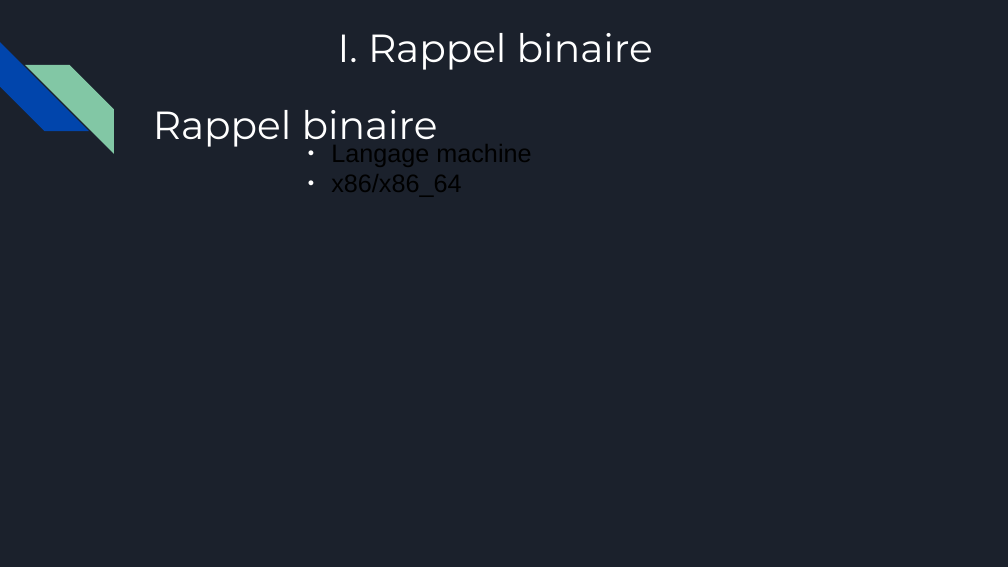
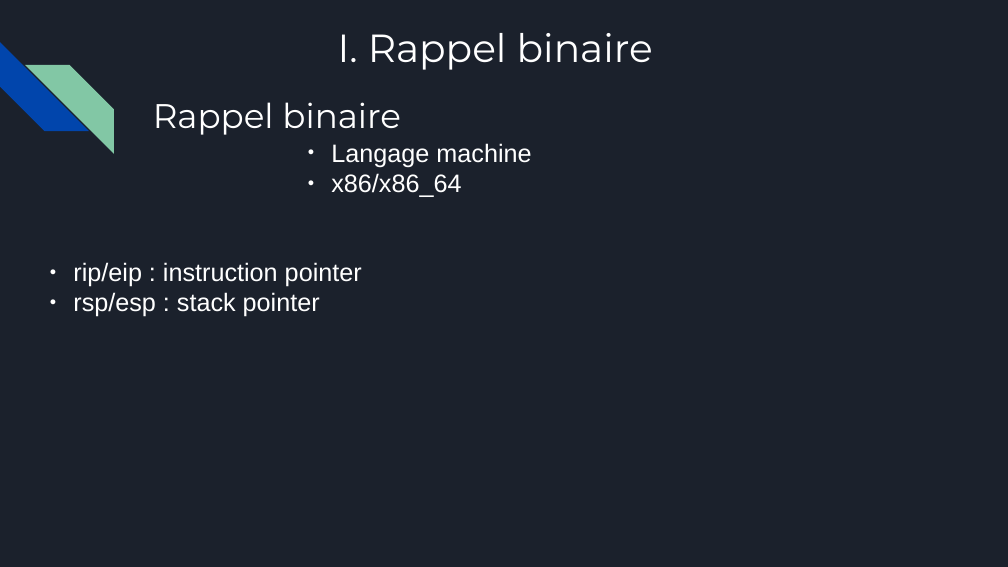
Before and after one commit to azazhe1/Workshop_pwn, a slide deck: slide 5 of Binary_Exploit.pptx. Drawn at 1008x567 pixels with LibreOffice and Linux fonts; fonts in the diff are those of the drawing. Boxes give left, top, right and bottom in pixels: in the first picture for what was removed or moved away, otherwise in the second. Text is boxed around its words. In the diff, an @@ line names an element or a change of style, - is before the commit and + after.

```diff
--- a/Binary_Exploit.pptx
+++ b/Binary_Exploit.pptx
@@ text "Rappel binaire" at (153,102,401,135): size 28 to 24.4 pt @@
@@ text "Langage machine" at (331,143,531,197): text colour #000000 to #FFFFFF @@
@@ text added at (73,262,362,317), 18 pt, text #FFFFFF @@
+● rip/eip : instruction pointer
+● rsp/esp : stack pointer
```
Also in this commit, not shown: 12 other slides changed, 16 other files.
